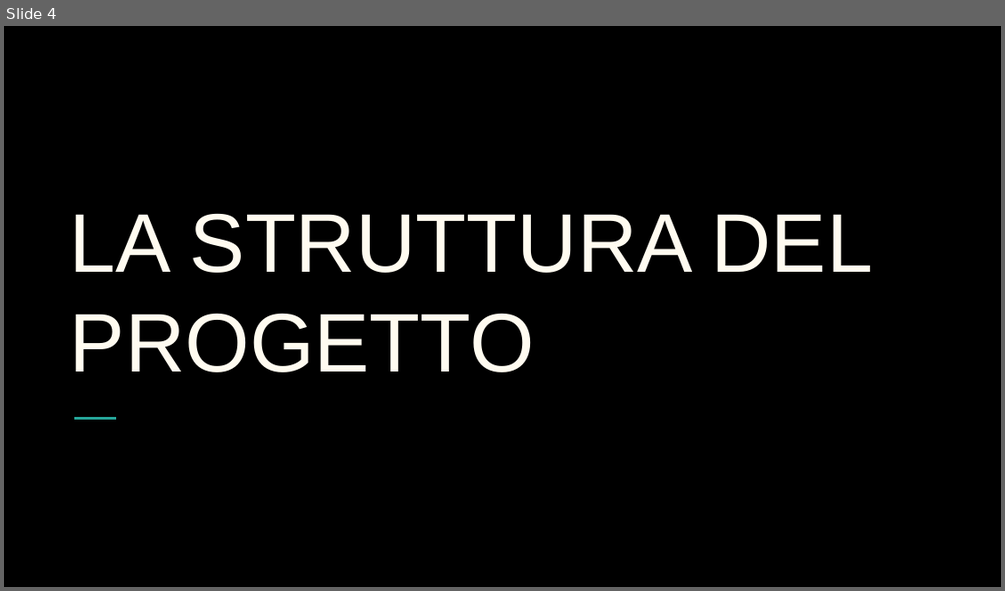
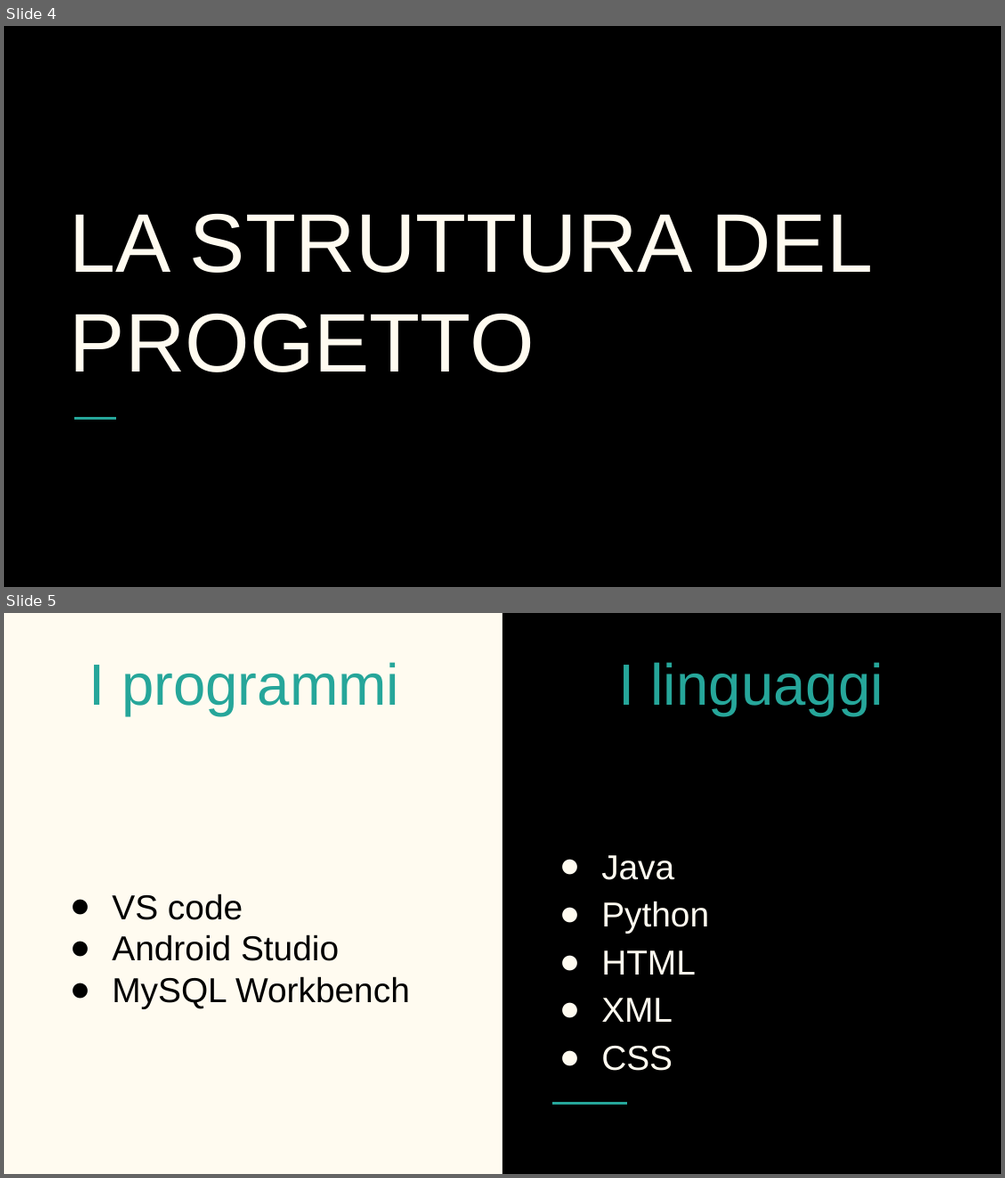
Before and after one commit to Tommiconlai/AppPet, a slide deck: Documenti/Relazione Finale/PP relazione.pptx. Shown one above the other, each under a label of ours: slide 4 before the commit, slides 4 and 5 after it. The pictures are 1005x591 and 1005x1178 pixels, drawn with LibreOffice and Linux fonts; fonts in the diff are those of the drawing. Boxes give left, top, right and bottom in pixels: in the first picture for what was removed or moved away, otherwise in the second. Text is boxed around its words. In the diff, an @@ line names an element or a change of style, - is before the commit and + after.

```diff
--- a/Documenti/Relazione Finale/PP relazione.pptx
+++ b/Documenti/Relazione Finale/PP relazione.pptx
@@ slide 5 added at (x1=4, y1=613, x2=1001, y2=1174), background #FFFBF0 @@
@@ rectangle added at (x1=502, y1=613, x2=1001, y2=1173), fill #000000 @@
@@ title added at (x1=89, y1=662, x2=399, y2=715), 42 pt, text #26A69A @@
+I programmi
@@ title added at (x1=618, y1=662, x2=883, y2=715), 42 pt, text #26A69A @@
+I linguaggi
@@ text added at (x1=601, y1=855, x2=709, y2=1070), 25 pt, text #FFFBF0 @@
+● Java
+● Python
+● HTML
+● XML
+● CSS
@@ text added at (x1=112, y1=893, x2=410, y2=1008), 25 pt, text #000000 @@
+● VS code
+● Android Studio
+● MySQL Workbench
@@ line added from (552, 1103) to (627, 1103), #26A69A 1.5 pt @@
```
Also in this commit, not shown: 2 slides changed, 3 other files.
